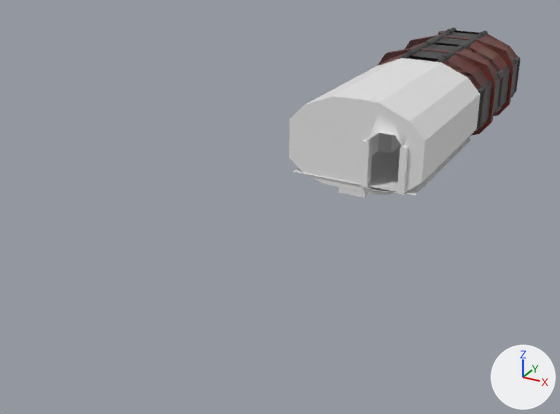
The Blender file Blender/engine_room.blend, before and after one commit.
The view is the same before and after, from a 50 mm camera at (11.9, -31.9, 12.1) aimed at (-3.3, -4.2, -1.7). The lights are fixed; the arrows at lower right show +X, +Y and +Z. The older version comes first.
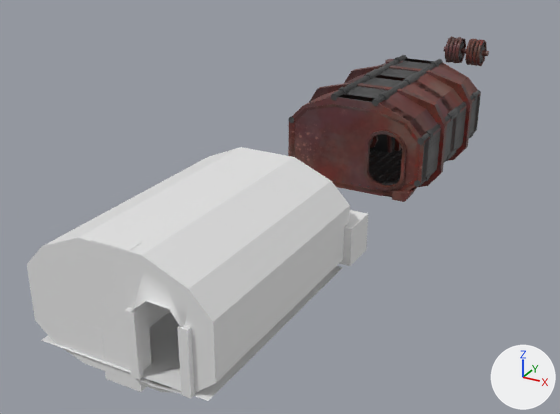
Changed parts and their boxes (x1, y1, x2, y2) in the pictures (560 x 414 px):
'Cube.010', reshaped, moved (78% wider, 81% taller): before (289, 58, 480, 198); after (27, 147, 368, 401)
'Cube.011', moved: before (377, 28, 520, 139); after (288, 55, 481, 202)
part 1 of me_cube_008, added: after (339, 210, 368, 266)
'Cube.001', unchanged, uncovered by the edit: after (444, 36, 489, 66)

What the commit changed:
me_cube_008 is used by ob_cube_010; location (0.0, 0.0, 0.0).
me_cube_008 had 132 vertices, 114 faces and spanned x -3.0..3.0, y -4.09..4.0, z -0.6..3.59.
me_cube_008 now has 140 vertices, 120 faces and spans x -3.0..3.26, y -4.09..4.86, z -0.6..3.59.
me_cube_008 part 1: a new loose piece, a box spanning x -1.51..3.26, y 3.53..4.86, z 0.36..1.69.
Object 'Cube.011' (ob_cube_011) moves from (0.0, 8.0, 0.0) to (0.0, 0.0, 0.0).
Object 'Cube.010' (ob_cube_010) moves from (0.0, 0.0, 0.0) to (0.0, -15.0, 0.0).
